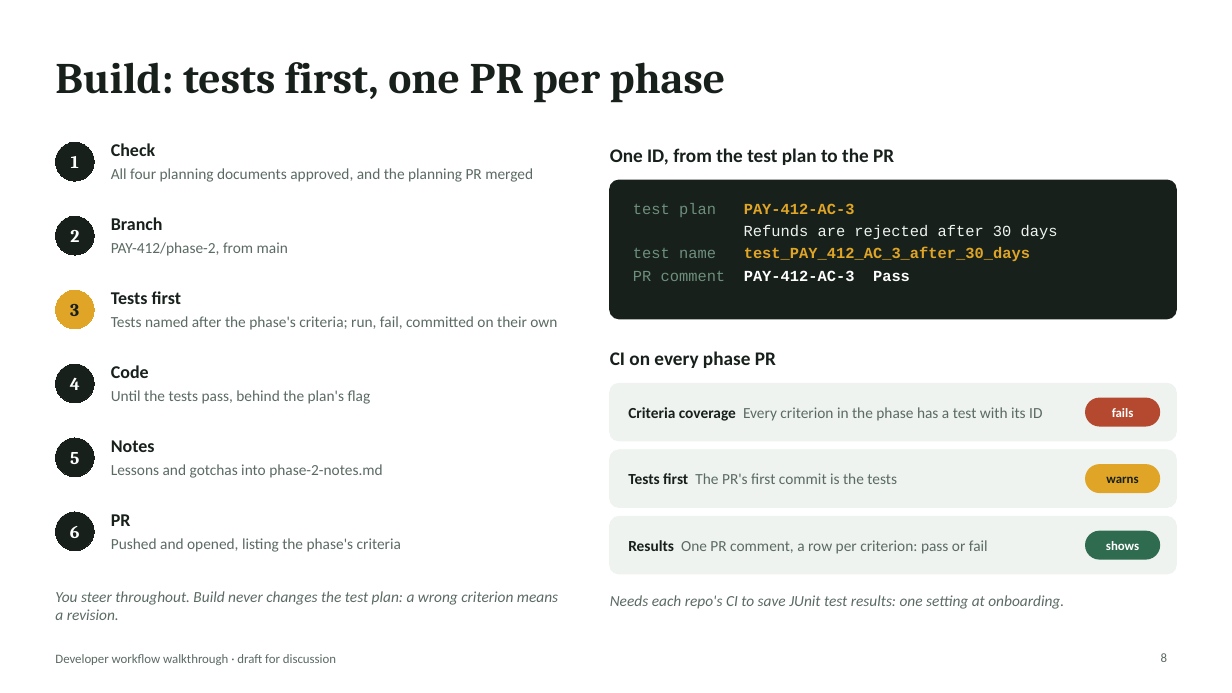
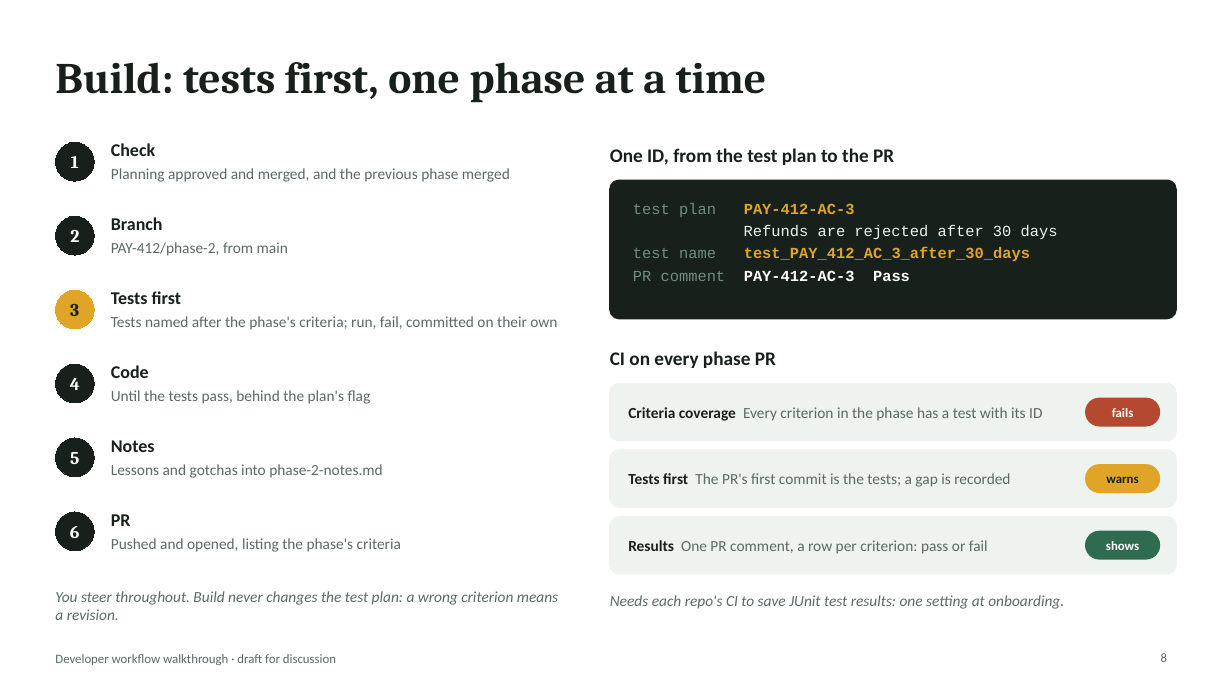
Before and after one commit to rahulnyk/bagheera, a slide deck: slide 8 of docs/design/developer-workflow-walkthrough.pptx. Drawn at 1232x693 pixels with LibreOffice and Linux fonts; fonts in the diff are those of the drawing. Boxes give left, top, right and bottom in pixels: in the first picture for what was removed or moved away, otherwise in the second. Text is boxed around its words. In the diff, an @@ line names an element or a change of style, - is before the commit and + after.

```diff
--- a/docs/design/developer-workflow-walkthrough.pptx
+++ b/docs/design/developer-workflow-walkthrough.pptx
@@ title at (55,62,767,103): text changed @@
-Build: tests first, one PR per phase
+Build: tests first, one phase at a time
@@ text at (111,168,510,182): text changed @@
-All four planning documents approved, and the planning PR merged
+Planning approved and merged, and the previous phase merged
@@ text at (628,473,1010,487): text changed @@
-Tests first The PR's first commit is the tests
+Tests first The PR's first commit is the tests; a gap is recorded
```
Also in this commit, not shown: 7 other slides changed, 3 other files.
